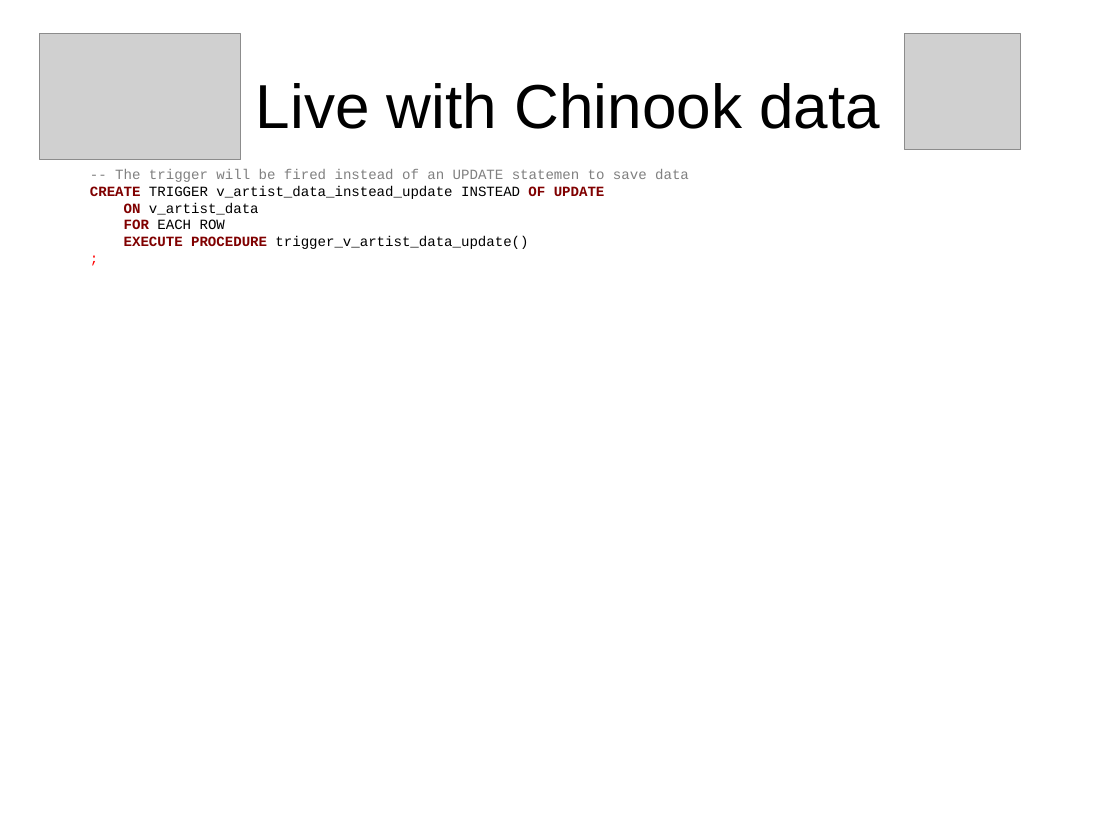
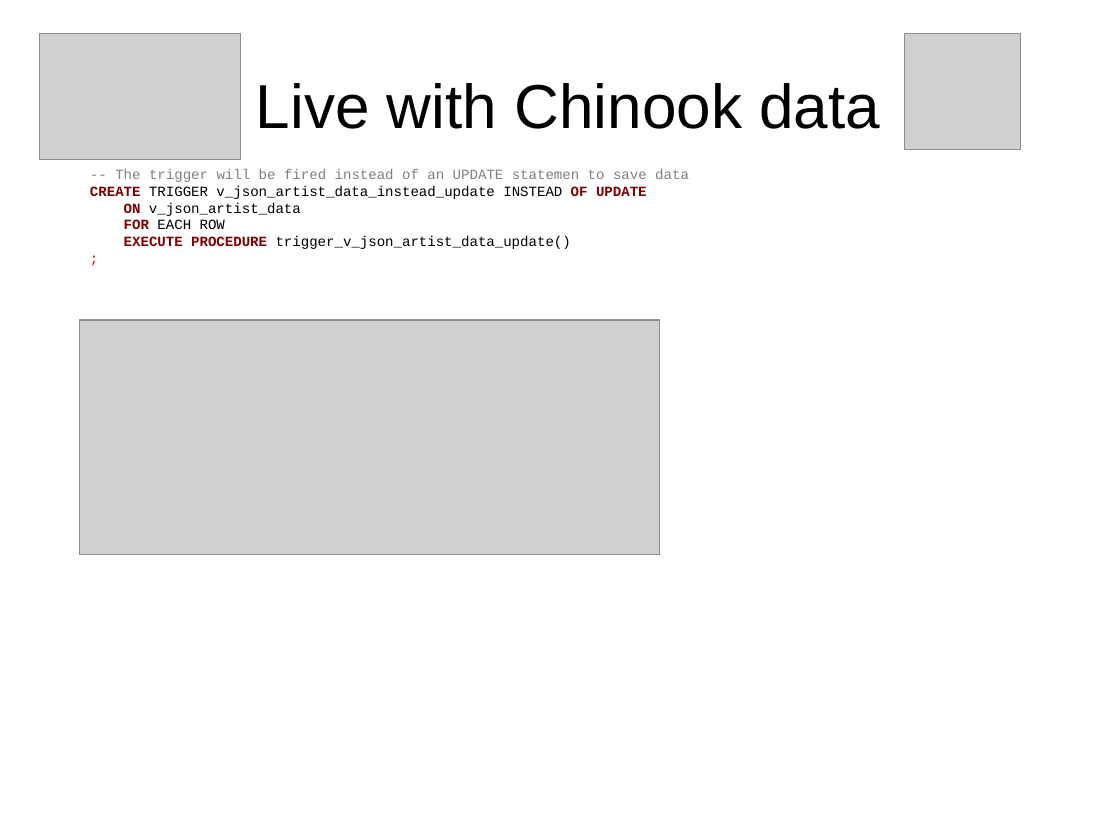
Before and after one commit to sjstoelting/talks, a slide deck: slide 25 of json-by-example/JSON-by-example.odp (slide 20 before the commit). Drawn at 1120x840 pixels with LibreOffice and Linux fonts; fonts in the diff are those of the drawing; grey boxes stand for pictures. Boxes give left, top, right and bottom in pixels: in the first picture for what was removed or moved away, otherwise in the second. Text is boxed around its words. In the diff, an @@ line names an element or a change of style, - is before the commit and + after.

```diff
--- a/json-by-example/JSON-by-example.odp
+++ b/json-by-example/JSON-by-example.odp
@@ text at (90,185,647,216): text changed @@
-CREATE TRIGGER v_artist_data_instead_update INSTEAD OF UPDATE
-ON v_artist_data
+CREATE TRIGGER v_json_artist_data_instead_update INSTEAD OF UPDATE
+ON v_json_artist_data
@@ text at (124,236,571,249): text changed @@
-EXECUTE PROCEDURE trigger_v_artist_data_update()
+EXECUTE PROCEDURE trigger_v_json_artist_data_update()
@@ picture added at (80,320,661,555) @@
```
Also in this commit, not shown: 8 other slides changed, 5 slides added.
